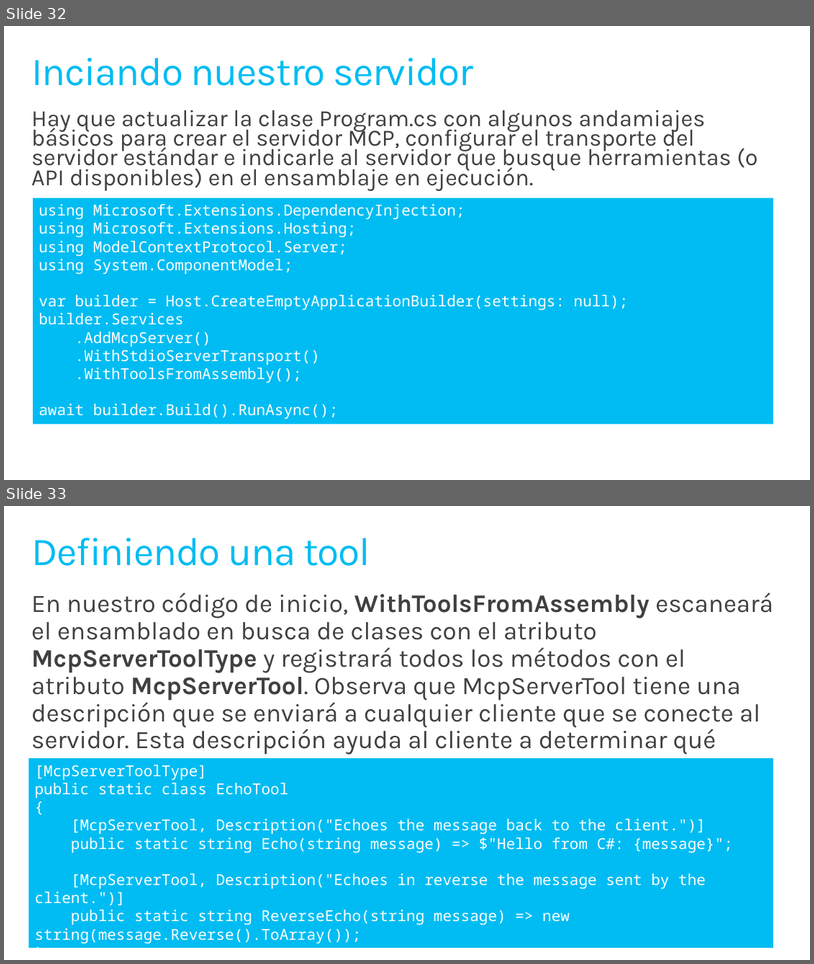
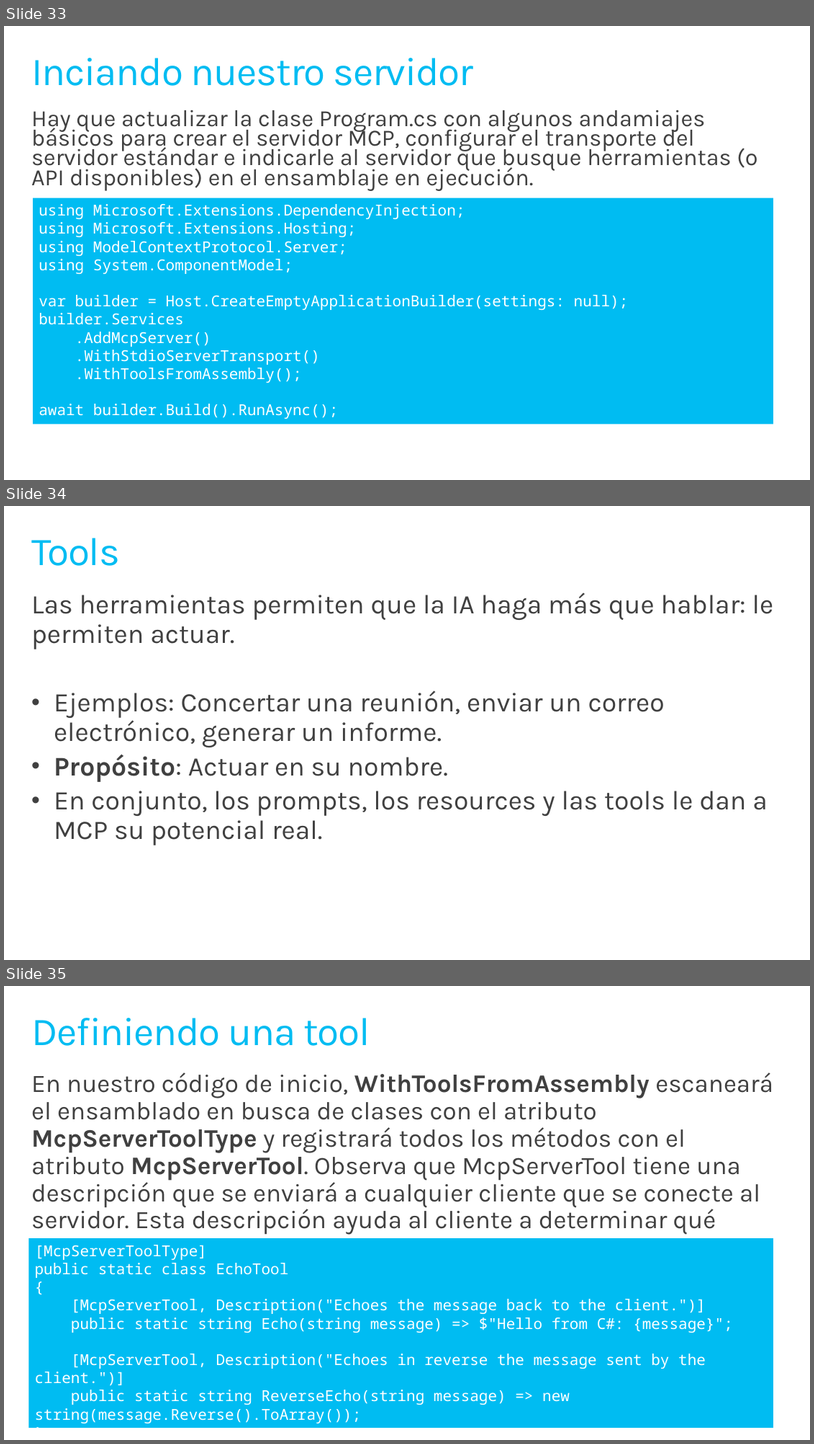
Before and after one commit to jsuarezruiz/sevilladotnet-mcp-materials, a slide deck: introduccion-mcp.pptx. Shown one above the other, each under a label of ours: slides 32 and 33 before the commit, slides 33, 34 and 35 after it. The pictures are 814x964 and 814x1444 pixels, drawn with LibreOffice and Linux fonts; fonts in the diff are those of the drawing. Boxes give left, top, right and bottom in pixels: in the first picture for what was removed or moved away, otherwise in the second. Text is boxed around its words. In the diff, an @@ line names an element or a change of style, - is before the commit and + after.

```diff
--- a/introduccion-mcp.pptx
+++ b/introduccion-mcp.pptx
@@ slide 34 added at [4, 506, 810, 960], background #FFFFFF @@
@@ title added at [31, 538, 120, 566], 47 pt, text #00BCF2 @@
+Tools
@@ text added at [31, 592, 774, 845], 32 pt, text #404040 @@
+Las herramientas permiten que la IA haga más que hablar: le permiten actuar.
+• Ejemplos: Concertar una reunión, enviar un correo electrónico, generar un informe.
+• Propósito: Actuar en su nombre.
+• En conjunto, los prompts, los resources y las tools le dan a MCP su potencial real.
@@ what was slide 32 is now slide 33 @@
@@ what was slide 33 is now slide 35 @@
```
Also in this commit, not shown: 5 other slides added.
